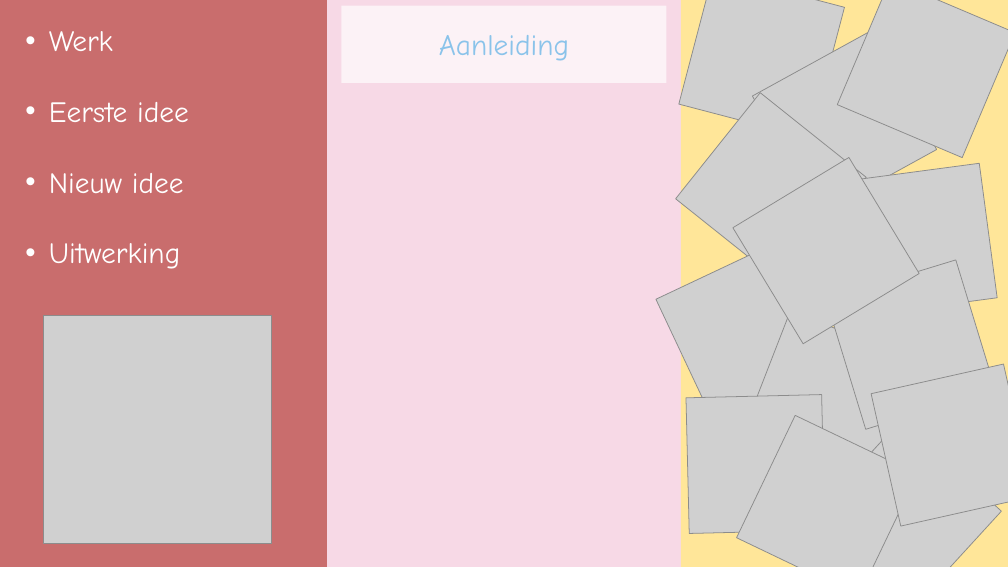
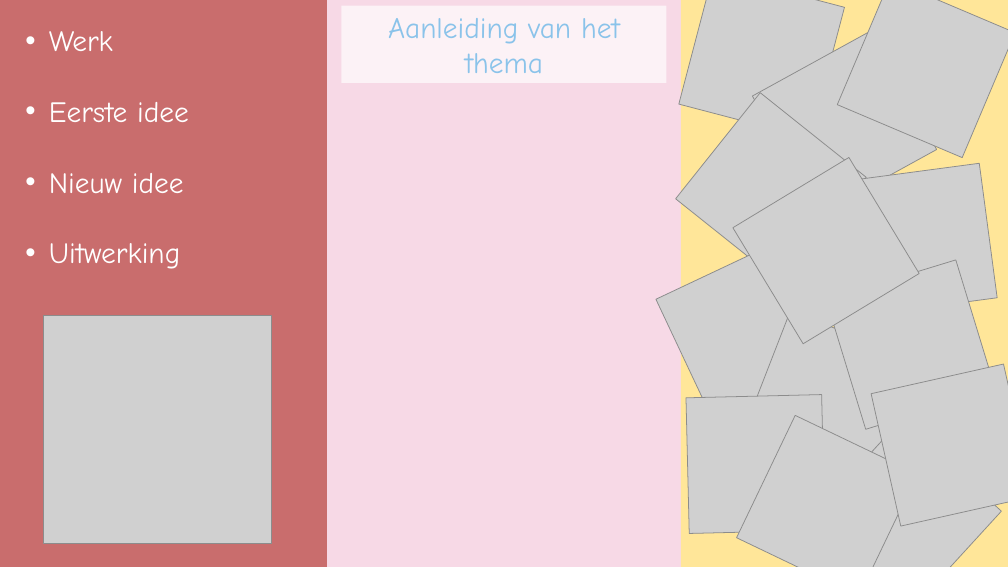
Before and after one commit to ElizaVoets/BO_opdracht_5, a slide deck: slide 3 of M1BO_HelloYou_Presentatie.pptx. Drawn at 1008x567 pixels with LibreOffice and Linux fonts; fonts in the diff are those of the drawing; grey boxes stand for pictures. Boxes give left, top, right and bottom in pixels: in the first picture for what was removed or moved away, otherwise in the second. Text is boxed around its words. In the diff, an @@ line names an element or a change of style, - is before the commit and + after.

```diff
--- a/M1BO_HelloYou_Presentatie.pptx
+++ b/M1BO_HelloYou_Presentatie.pptx
@@ text in rectangle at (388,18,620,73): text changed @@
-Aanleiding
+Aanleiding van het thema
```
Also in this commit, not shown: 1 other slide changed, 1 other file.
